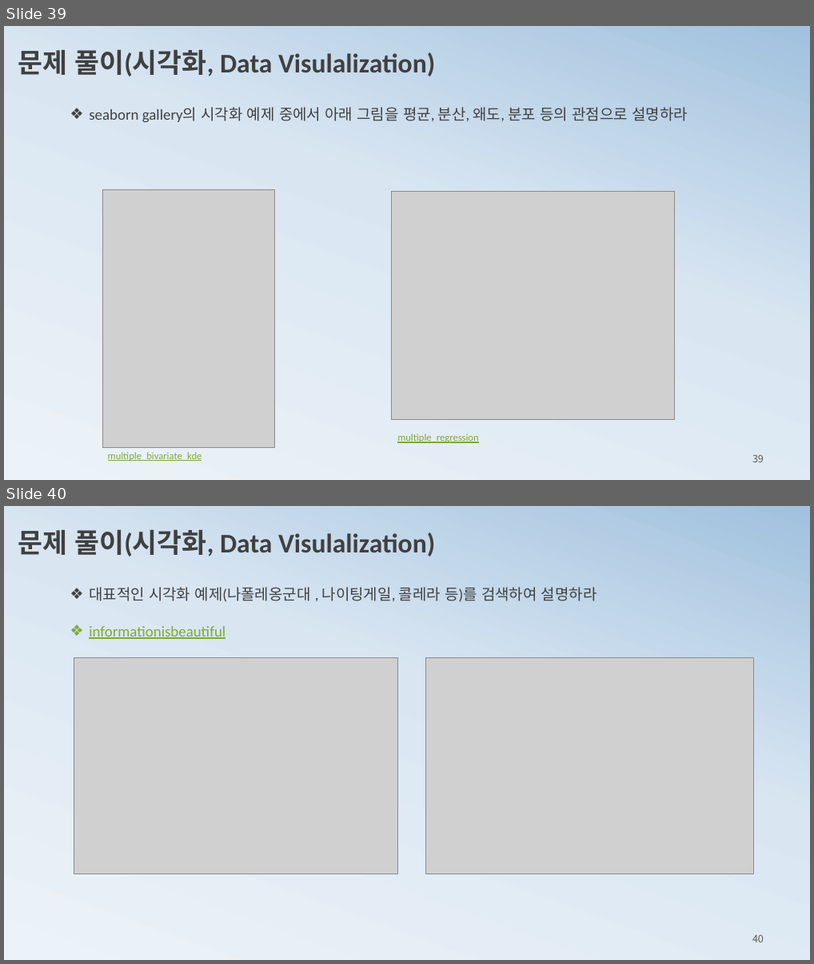
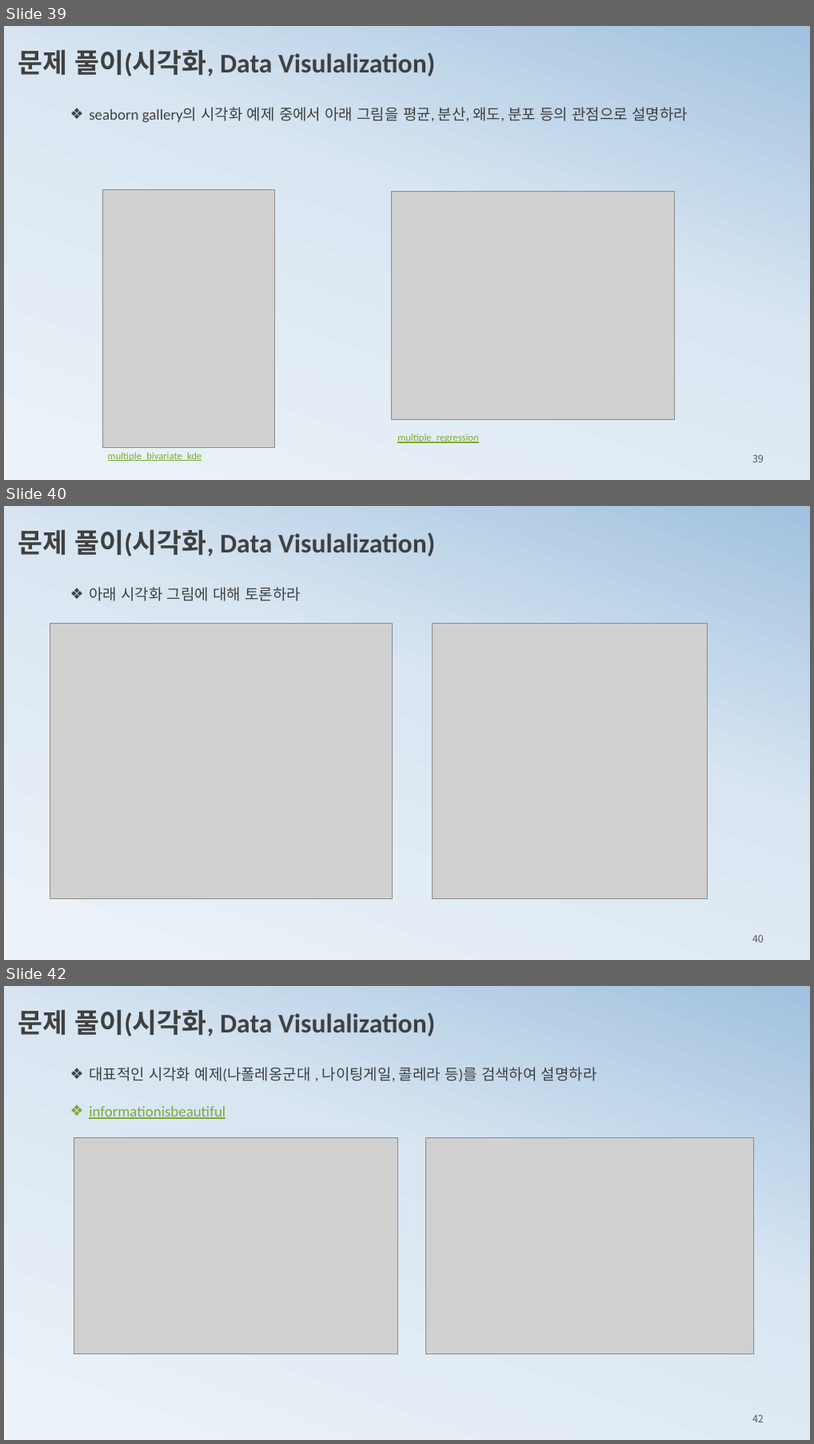
Before and after one commit to ancestor9/mathematics-for-machine-learning, a slide deck: 1_statistics for machine learning.pptx. Shown one above the other, each under a label of ours: slides 39 and 40 before the commit, slides 39, 40 and 42 after it; the slides between them are not shown. The pictures are 814x964 and 814x1444 pixels, drawn with LibreOffice and Linux fonts; fonts in the diff are those of the drawing; grey boxes stand for pictures. Boxes give left, top, right and bottom in pixels: in the first picture for what was removed or moved away, otherwise in the second. Text is boxed around its words. In the diff, an @@ line names an element or a change of style, - is before the commit and + after.

```diff
--- a/1_statistics for machine learning.pptx
+++ b/1_statistics for machine learning.pptx
@@ slide 40 added at [4, 506, 810, 960], background gradient #ECF3F8 to #D9E6F2 to #A1C1DE @@
@@ text added at [18, 530, 435, 556], 32 pt, text #404040, bold @@
+문제 풀이(시각화, Data Visulalization)
@@ text added at [89, 587, 301, 601], 18 pt, text #404040 @@
+❖ 아래 시각화 그림에 대해 토론하라
@@ picture added at [50, 624, 392, 899] @@
@@ picture added at [432, 624, 707, 899] @@
@@ page number added at [753, 934, 764, 942], 12 pt, text #595959 @@
+40
@@ what was slide 40 is now slide 42 @@
@@ page number at [753, 1414, 764, 1422]: text changed @@
-40
+42
```
Also in this commit, not shown: 1 other slide added.
